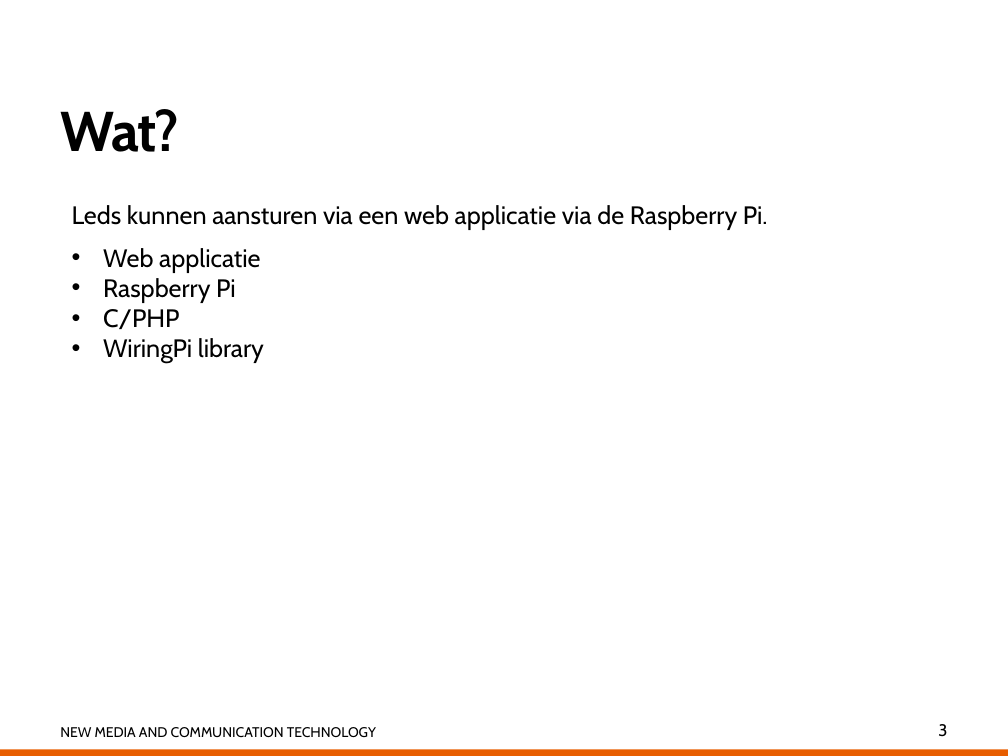
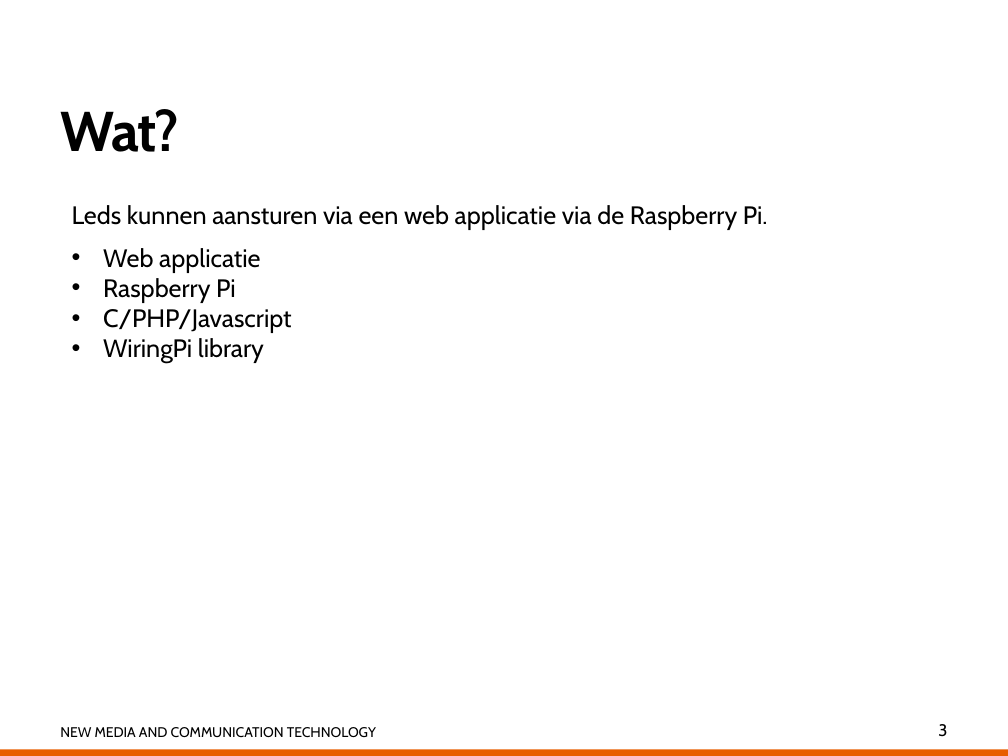
Before and after one commit to alisio92/RGBLed, a slide deck: slide 3 of RGBLed/RGB Led met Raspberry Pi.pptx. Drawn at 1008x756 pixels with LibreOffice and Linux fonts; fonts in the diff are those of the drawing. Boxes give left, top, right and bottom in pixels: in the first picture for what was removed or moved away, otherwise in the second. Text is boxed around its words. In the diff, an @@ line names an element or a change of style, - is before the commit and + after.

```diff
--- a/RGBLed/RGB Led met Raspberry Pi.pptx
+++ b/RGBLed/RGB Led met Raspberry Pi.pptx
@@ text at (103, 309, 292, 333): text changed @@
-• C/PHP
+• C/PHP/Javascript
```
Also in this commit, not shown: 1 other slide changed, 6 slides added, 3 slides removed, 9 other files.
